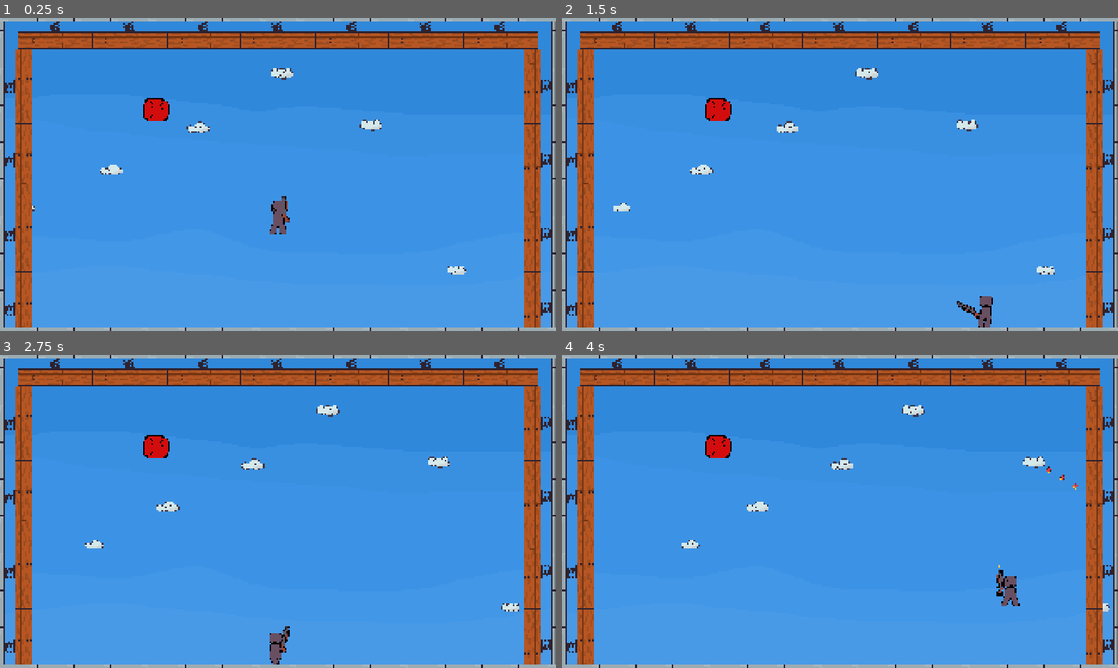
Above: before the commit, frames 1-4 (two rows, left to right).
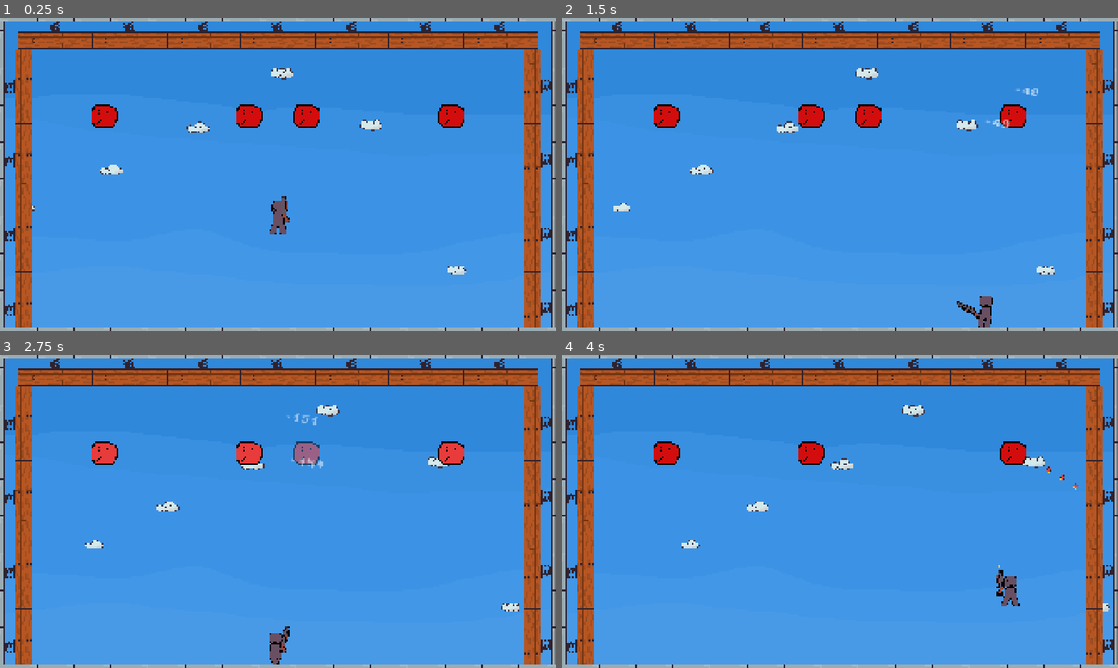
Above: after the commit, the same moments.

Repository: Sominnyusz/Vault
Game: Godot game, scene res://scenes/game.tscn
Same seed, same stepped clock (60 frames per second), same inputs: the game is played once before the commit and once after it.
Inputs (mouse positions are in pixels of both pictures, inside the frame that each line leads up to):
- Up to frame 1 (0.25 s): no input
- Up to frame 2 (1.5 s): move the mouse to (962, 158) at 0.52 s; hold D (move_Right) from 0.53 s (still down); click (962, 158) at 0.6 s; tap Space (jump) at 0.77 s; move the mouse to (728, 190) at 1.27 s; click (728, 190) at 1.35 s
- Up to frame 3 (2.75 s): tap Space (jump) at 1.52 s; move the mouse to (333, 442) at 2.02 s; release D (move_Right) at 2.03 s; hold A (move_Left) from 2.03 s (still down); click (333, 442) at 2.1 s
- Up to frame 4 (4 s): move the mouse to (812, 574) at 2.77 s; release A (move_Left) at 2.78 s; hold D (move_Right) from 2.78 s (still down); click (812, 574) at 2.85 s; tap Space (jump) at 3.02, 3.77 s; move the mouse to (1006, 558) at 3.52 s; click (1006, 558) at 3.6 s

The runs differ from the first frame. In frame 1, 1.6% of the frame differs, in the area x 16-84%, y 25-36%; in frame 2, 1.7%; in frame 3, 1.7%, in the area x 16-84%, y 18-37%; in frame 4, 1.3%.

Commit message:
V.0.9.: Enemy Spawning Beta

Diff:
--- a/scenes/game.tscn
+++ b/scenes/game.tscn
@@ -6,7 +6,6 @@
 [ext_resource type="Texture2D" uid="uid://b4xjltsj55d1x" path="res://assets/metalpipe.png" id="2_lnu2h"]
 [ext_resource type="PackedScene" uid="uid://bdoud5g4prpec" path="res://scenes/bounceboard.tscn" id="3_iywne"]
 [ext_resource type="Script" uid="uid://dnqhicl1umlpu" path="res://scripts/clouds.gd" id="5_p57ef"]
-[ext_resource type="PackedScene" uid="uid://bmypotp3y4k8m" path="res://scenes/drone.tscn" id="7_u5sy4"]
 
 [sub_resource type="TileSetAtlasSource" id="TileSetAtlasSource_lbhrr"]
 texture = ExtResource("2_lnu2h")
@@ -36,6 +35,39 @@
 
 [node name="Clouds" type="Node2D" parent="." unique_id=90864911]
 script = ExtResource("5_p57ef")
+
+[node name="Enemies" type="Node2D" parent="." unique_id=1685846114]
+
+[node name="SpawnPoints" type="Node2D" parent="." unique_id=897418297]
+
+[node name="0" type="Marker2D" parent="SpawnPoints" unique_id=1402200794]
+
+[node name="1" type="Marker2D" parent="SpawnPoints" unique_id=1993030596]
+position = Vector2(0, -100)
+
+[node name="2" type="Marker2D" parent="SpawnPoints" unique_id=2063392353]
+position = Vector2(50, -100)
+
+[node name="3" type="Marker2D" parent="SpawnPoints" unique_id=2137679572]
+position = Vector2(-50, -100)
+
+[node name="4" type="Marker2D" parent="SpawnPoints" unique_id=1359821415]
+position = Vector2(150, -100)
+
+[node name="5" type="Marker2D" parent="SpawnPoints" unique_id=176178194]
+position = Vector2(-150, -100)
+
+[node name="6" type="Marker2D" parent="SpawnPoints" unique_id=2089030157]
+position = Vector2(-300, -100)
+
+[node name="7" type="Marker2D" parent="SpawnPoints" unique_id=1706569131]
+position = Vector2(300, -100)
+
+[node name="9" type="Marker2D" parent="SpawnPoints" unique_id=1399669879]
+position = Vector2(-200, 0)
+
+[node name="10" type="Marker2D" parent="SpawnPoints" unique_id=446701447]
+position = Vector2(250, 0)
 
 [node name="BounceBoards" type="Node2D" parent="." unique_id=1846433825]
 
@@ -135,6 +167,3 @@
 
 [node name="Camera2D" type="Camera2D" parent="." unique_id=8021958]
 zoom = Vector2(2, 2)
-
-[node name="Drone" parent="." unique_id=734805235 instance=ExtResource("7_u5sy4")]
-position = Vector2(-210, -111)
--- a/scenes/drone.tscn
+++ b/scenes/smalldrone.tscn
@@ -100,7 +100,7 @@
 [sub_resource type="RectangleShape2D" id="RectangleShape2D_4cumu"]
 size = Vector2(46, 40)
 
-[node name="Drone" type="Node2D" unique_id=734805235]
+[node name="SmallDrone" type="Node2D" unique_id=734805235]
 script = ExtResource("1_1r4ts")
 
 [node name="Sprite" type="AnimatedSprite2D" parent="." unique_id=675624420]
--- a/scripts/game.gd
+++ b/scripts/game.gd
@@ -1,9 +1,27 @@
 extends Node2D
 
+@onready var spawn_points: Node2D = $SpawnPoints
+@onready var small = preload("res://scenes/smalldrone.tscn")
 
 
+var layouts = [
+	[["small", "small", "small"], [1, 4, 5]],
+	[["small", "big", "small"], [1, 6, 7]],
+	[["small", "small", "small", "small"], [6, 3, 2, 7]]
+]
+
 func _ready() -> void:
-	pass
+	spawnwave()
 
-func _process(delta: float) -> void:
-	pass
+func spawnwave():
+	var layout = randi_range(0, len(layouts) - 1)
+	var instance
+	for i in range(len(layouts[layout][0])):
+		print(layout, "nig", i, "nig", len(layouts[layout][0]))
+		match layouts[layout][0][i]:
+			"small":
+				instance = small.instantiate()
+			"big":
+				pass
+		instance.global_position = spawn_points.get_child(layouts[layout][1][i]).global_position
+		get_node("Enemies").add_child(instance)
